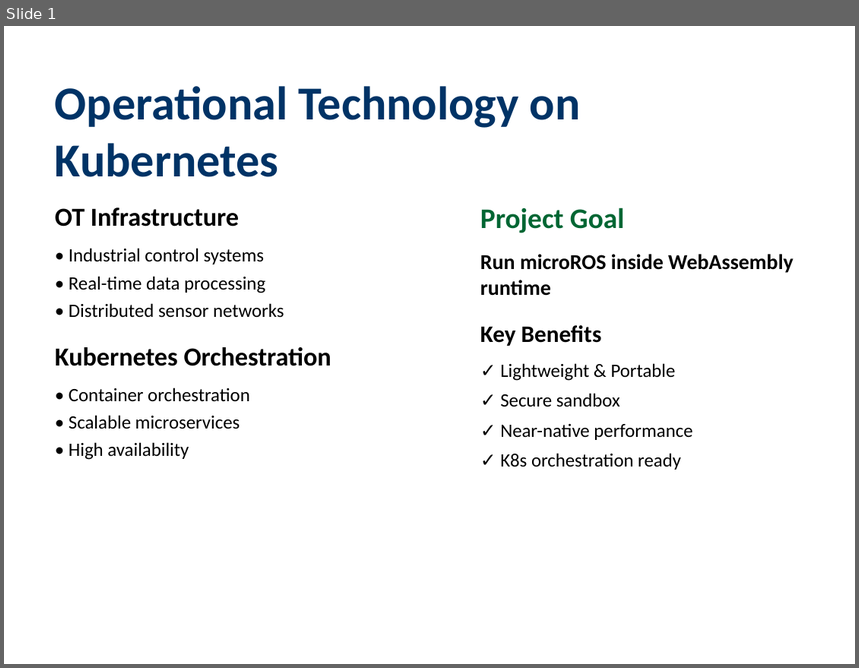
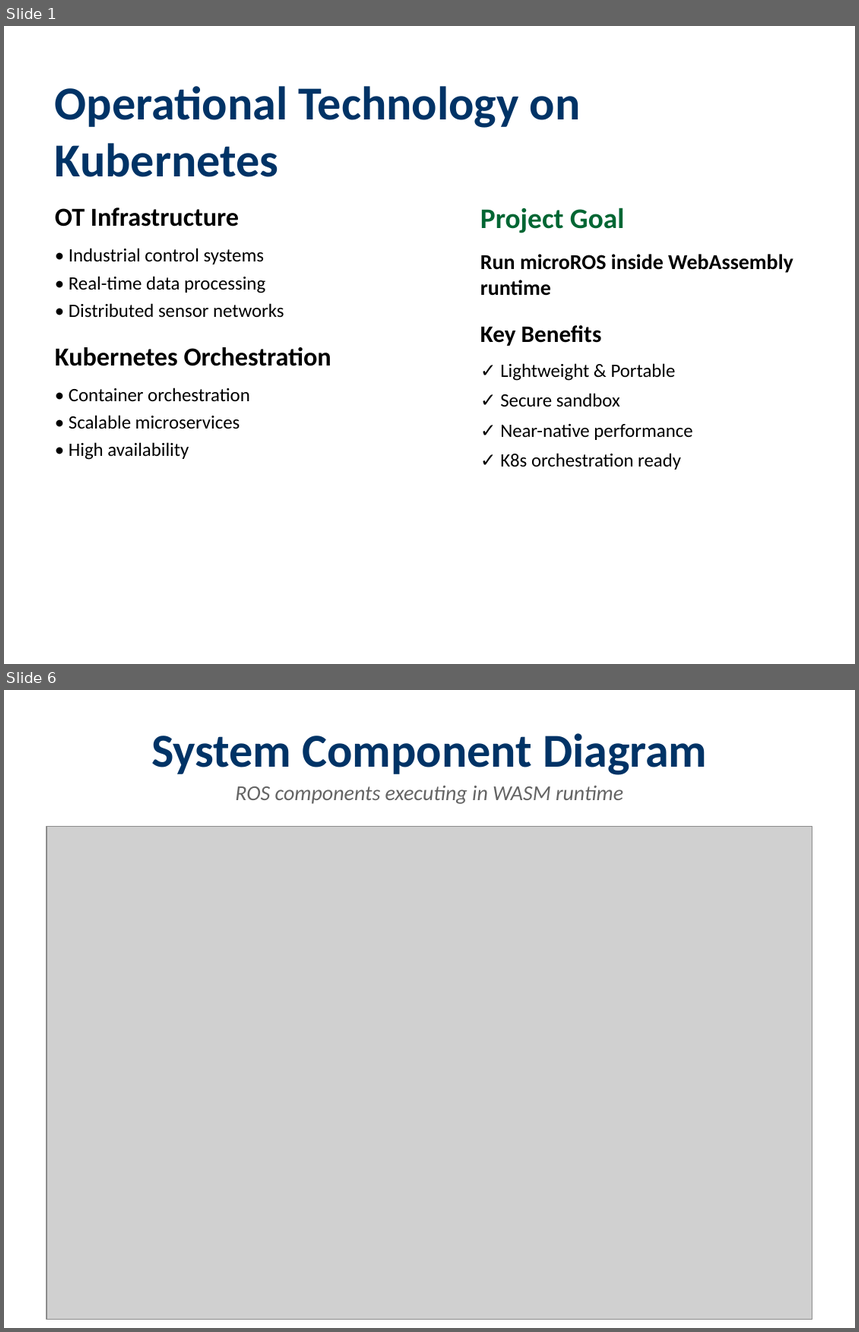
Before and after one commit to lucadagati/ros_wasm_example, a slide deck: microROS_WASM_K8s_Feasibility.pptx. Shown one above the other, each under a label of ours: slide 1 before the commit, slides 1 and 6 after it; the slides between them are not shown. The pictures are 859x668 and 859x1332 pixels, drawn with LibreOffice and Linux fonts; fonts in the diff are those of the drawing; grey boxes stand for pictures. Boxes give left, top, right and bottom in pixels: in the first picture for what was removed or moved away, otherwise in the second. Text is boxed around its words. In the diff, an @@ line names an element or a change of style, - is before the commit and + after.

Commit message:
Final PPTX: All diagrams show ROS executing INSIDE WASM runtime
- Recreated all PlantUML diagrams with explicit ROS-in-WASM labels
- Updated PPTX structure: 7 slides with clear architecture and workflow
- All diagrams emphasize: ROS code compiled to WASM, executed by WASM runtime
- No external ROS process, direct WASM-to-WASM communication
- Complete architecture schema and workflow diagrams included
- All PNG regenerated with updated visualizations

```diff
--- a/microROS_WASM_K8s_Feasibility.pptx
+++ b/microROS_WASM_K8s_Feasibility.pptx
@@ slide 6 added at [4,690,855,1328], background #FFFFFF @@
@@ text added at [151,733,707,775], 40 pt, text #003366, bold @@
+System Component Diagram
@@ text added at [235,785,623,804], 18 pt, text #646464, italic @@
+ROS components executing in WASM runtime
@@ picture added at [47,826,813,1320] @@
```
Also in this commit, not shown: 4 slides changed, 1 other slide added, 6 slides removed, 9 other files.
